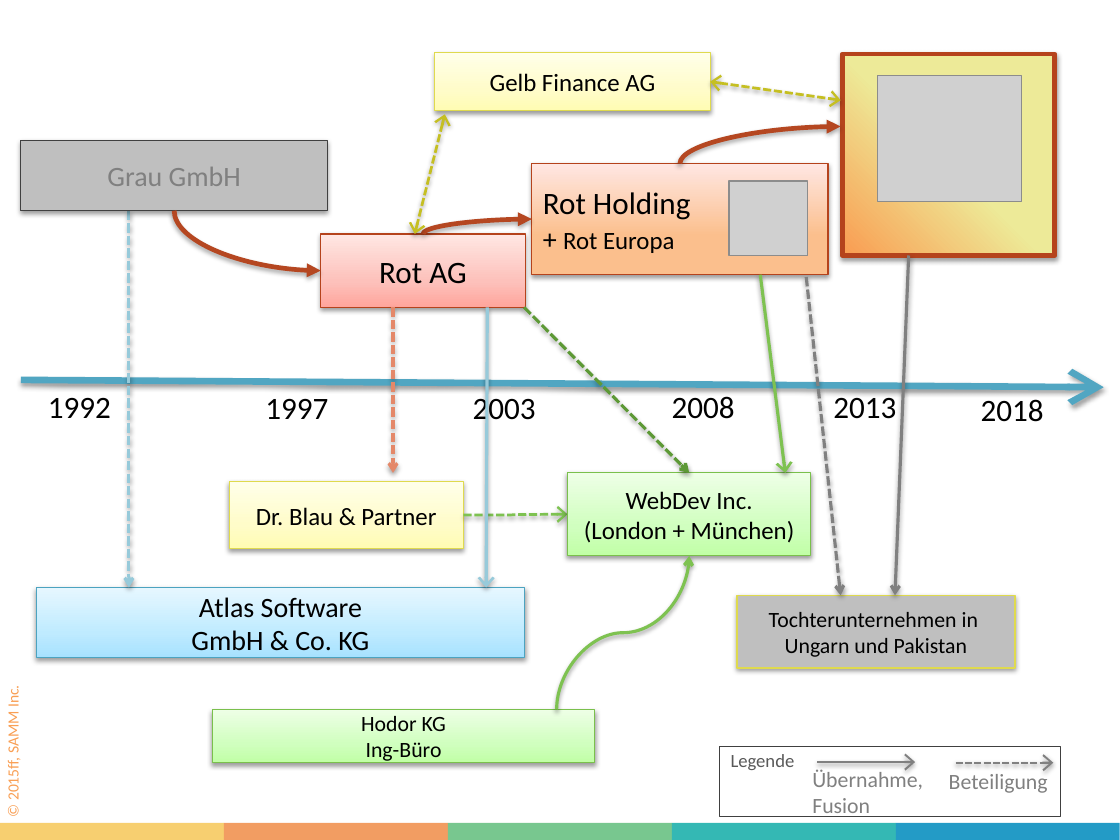
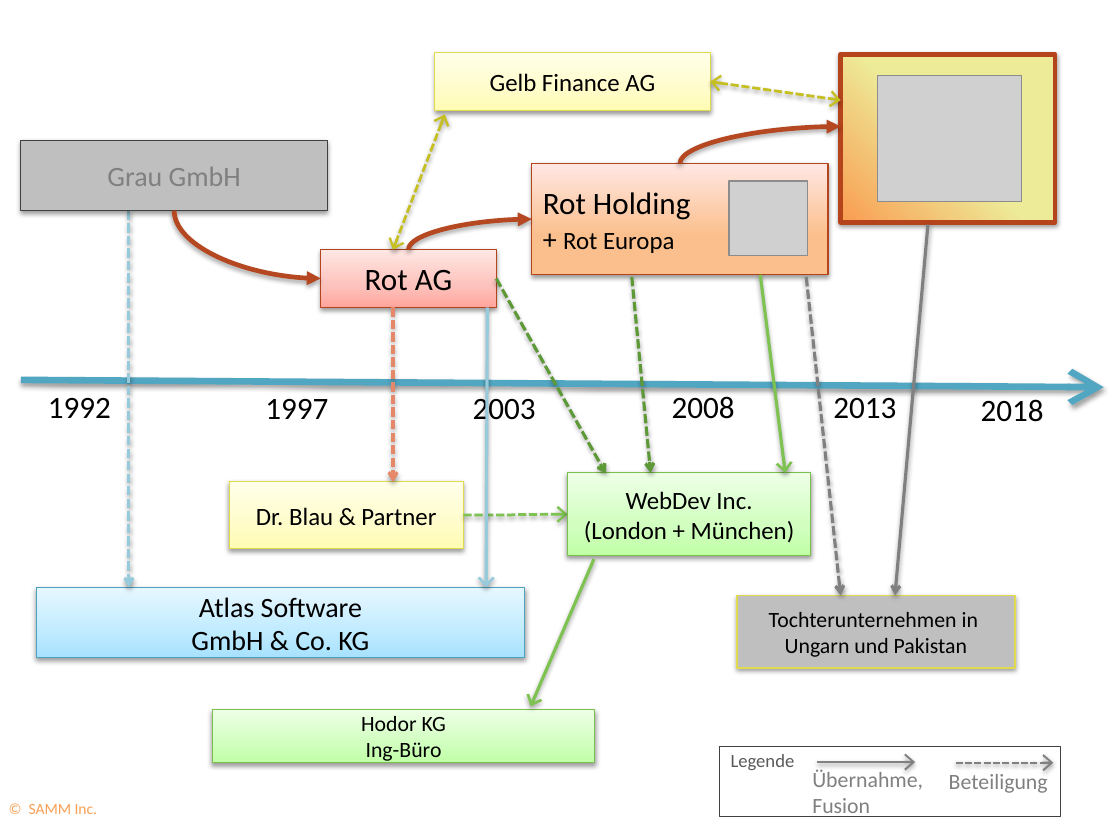
Before and after one commit to aim42/venom-example, a slide deck: slide 1 of graphics/samm-business-history.pptx. Drawn at 1120x840 pixels with LibreOffice and Linux fonts; fonts in the diff are those of the drawing; grey boxes stand for pictures. Boxes give left, top, right and bottom in pixels: in the first picture for what was removed or moved away, otherwise in the second. Text is boxed around its words. In the diff, an @@ line names an element or a change of style, - is before the commit and + after.

```diff
--- a/graphics/samm-business-history.pptx
+++ b/graphics/samm-business-history.pptx
@@ rectangle resized from (x1=842, y1=54, x2=1055, y2=255) to (x1=841, y1=54, x2=1055, y2=222) @@
@@ double arrow moved from (445, 114) - (414, 234) to (445, 114) - (393, 250) @@
@@ curved arrow moved from (175, 211) - (320, 271) to (175, 211) - (320, 279) @@
@@ curved arrow moved from (423, 234) - (532, 220) to (409, 250) - (532, 220) @@
@@ arrow moved from (895, 596) - (908, 255) to (895, 596) - (928, 224) @@
@@ rectangle "Rot AG" resized from (x1=320, y1=234, x2=525, y2=307) to (x1=320, y1=250, x2=496, y2=307) @@
@@ arrow moved from (524, 307) - (689, 473) to (496, 279) - (606, 474) @@
@@ arrow added from (632, 277) to (651, 473), #5D9936 2 pt dashed @@
@@ arrow moved from (393, 307) - (393, 473) to (393, 307) - (393, 482) @@
@@ arrow added from (594, 559) to (531, 707), #7EC251 2 pt @@
@@ curved arrow removed from (557, 709) to (689, 556) @@
@@ text "© SAMM Inc." at (x1=29, y1=804, x2=98, y2=814): rotation 270 to 0 degrees @@
@@ text at (x1=29, y1=804, x2=98, y2=814): text changed @@
-© 2015ff, SAMM Inc.
+© SAMM Inc.
@@ group removed at (x1=0, y1=823, x2=1120, y2=840): 5 rectangles @@
```
Also in this commit, not shown: 6 other files.
